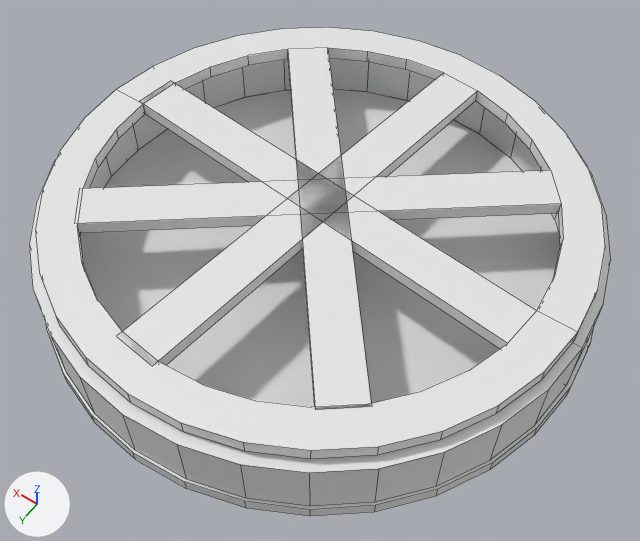
The Blender file Journey/Assets/Meshes/Interactables/JumpPad.blend, before and after one commit.
Rendered twice from a 50 mm camera at (-1.2, 1.683, 2.525) aimed at (-0.069, 0.099, 0.035). Every picture has the same lights, and +X, +Y and +Z are marked at lower left. Mesh edges are drawn as thin lines on the coarser meshes.

The scene before the commit, as lines of its bpy script (objects in view):
```python
me_cylinder = bpy.data.meshes.new('Cylinder')
me_cylinder.from_pydata(...)  # 144 vertices, 84 faces; spans x -1.0..1.0, y -1.0..1.0, z -1.0..1.0
me_cylinder_001 = bpy.data.meshes.new('Cylinder.001')
me_cylinder_001.from_pydata(...)  # 180 vertices, 69 faces, 4 loose edges; spans x -1.0..1.0, y -1.0..1.0, z -1.0..1.0
me_cylinder_005 = bpy.data.meshes.new('Cylinder.005')
me_cylinder_005.from_pydata(...)  # a 32-sided cylinder along z spanning x -1.0..1.0, y -1.0..1.0, z -1.0..1.0
ob_cylinder = bpy.data.objects.new('Cylinder', me_cylinder)
ob_cylinder.location = (0.0, -0.003, 0.26)
ob_cylinder.rotation_euler = (3.158, 0.0, 0.0)  # degrees (181, 0, 0)
ob_cylinder.scale = (0.956, 0.956, 0.0245)
ob_cylinder_001 = bpy.data.objects.new('Cylinder.001', me_cylinder_001)
ob_cylinder_001.location = (-0.001, 0.003, 0.121)
ob_cylinder_001.rotation_euler = (3.146, 0.000728, 0.000179)  # degrees (180, 0, 0)
ob_cylinder_001.scale = (0.988, 0.988, 0.112)
ob_cylinder_003 = bpy.data.objects.new('Cylinder.003', me_cylinder_005)
ob_cylinder_003.location = (0.0, 0.0, -0.017)
ob_cylinder_003.rotation_euler = (0.0000107, 0.0, 0.0)  # degrees (0, 0, 0)
ob_cylinder_003.scale = (1.0, 1.0, 0.0256)
```
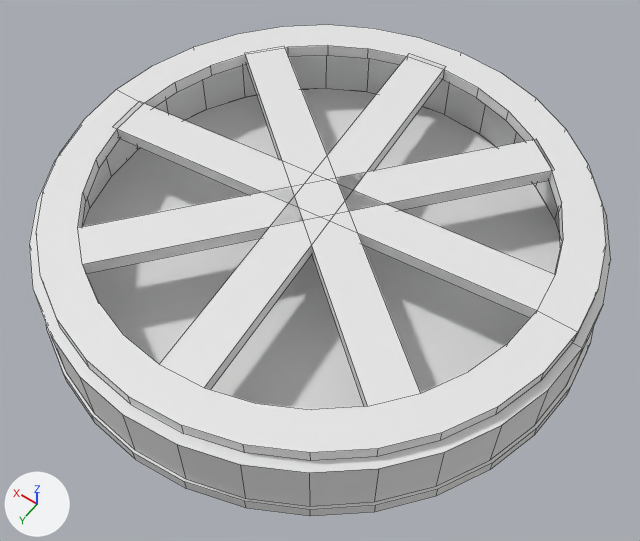
Where the change shows, as pixel boxes [x1, y1, x2, y2] in the pictures (640 x 541 px):
'Cylinder', turned
    before: [35, 27, 605, 459]
    after: [36, 25, 606, 461]

What changed in the scene script:
```text
Change ob_cylinder:
    ob_cylinder.rotation_euler: (3.158, 0.0, 0.0) -> (0.0, 0.0, 0.0)  # degrees (181, 0, 0) -> degrees (0, 0, 0)
```
